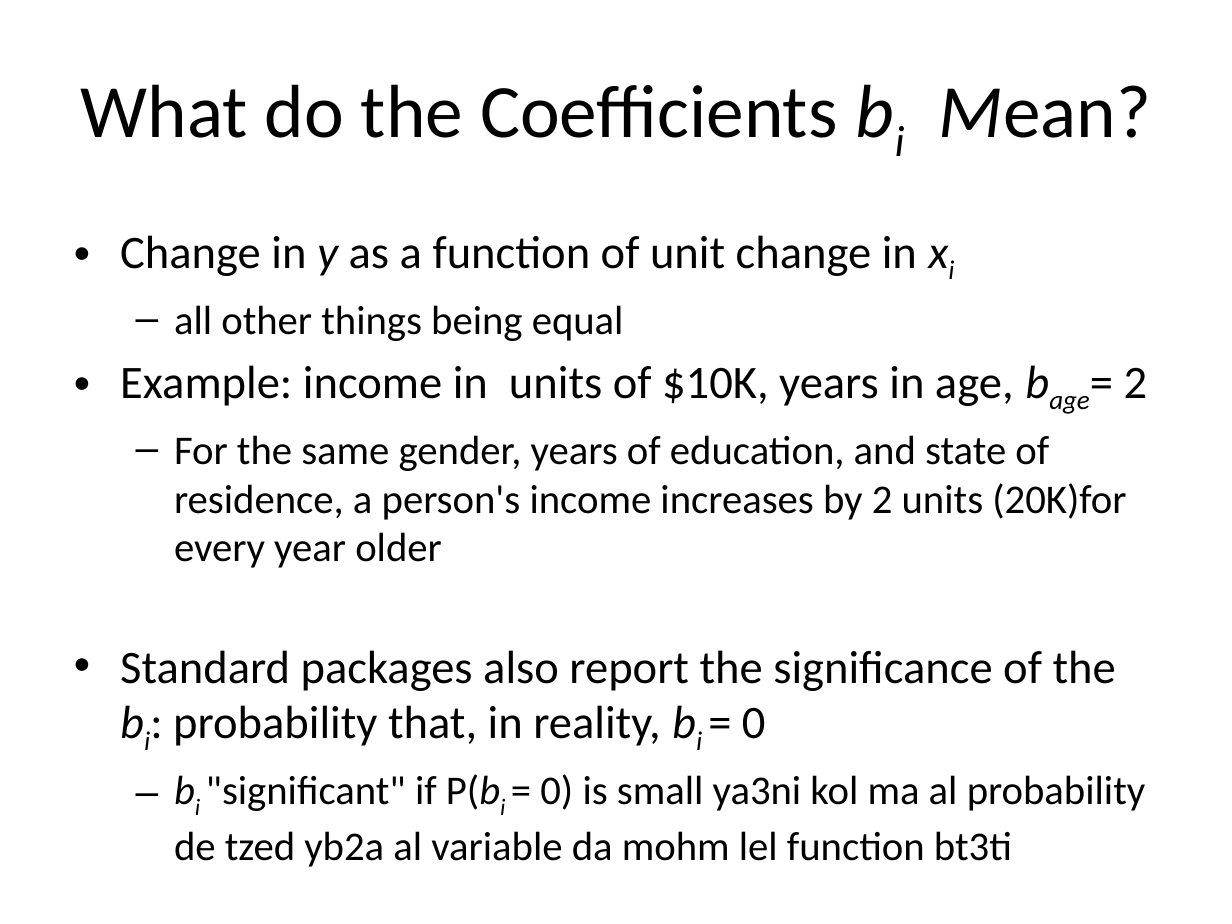
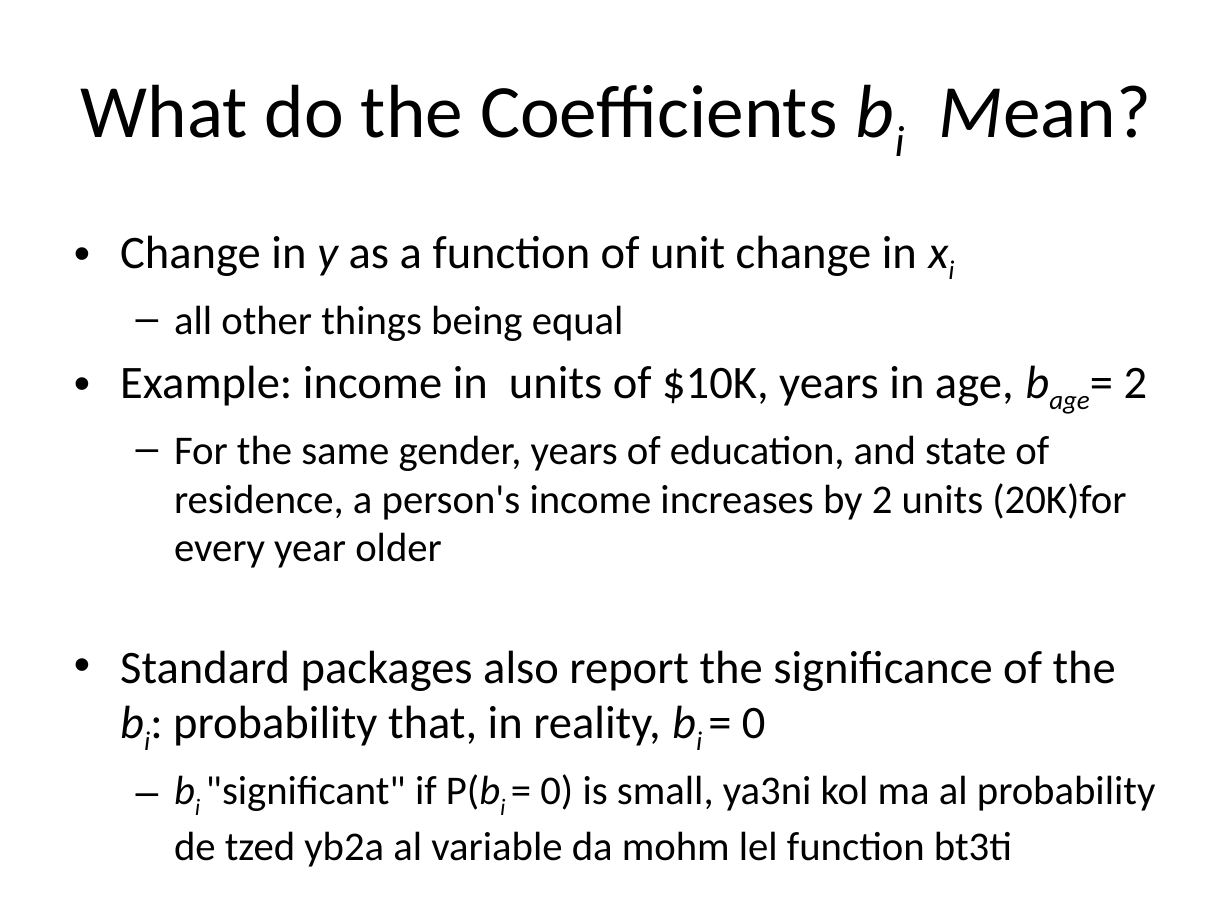
Before and after one commit to EngPeterAtef/Big-Data-Labs, a slide deck: slide 16 of Lab 5 - Predictive Analysis II/Linear Regression.pptx. Drawn at 1232x924 pixels with LibreOffice and Linux fonts; fonts in the diff are those of the drawing. Boxes give left, top, right and bottom in pixels: in the first picture for what was removed or moved away, otherwise in the second. Text is boxed around its words. In the diff, an @@ line names an element or a change of style, - is before the commit and + after.

```diff
--- a/Lab 5 - Predictive Analysis II/Linear Regression.pptx
+++ b/Lab 5 - Predictive Analysis II/Linear Regression.pptx
@@ text at (x1=174, y1=774, x2=1156, y2=867): text changed @@
-  – bi "significant" if P(bi = 0) is small ya3ni kol ma al probability de tzed yb2a al variable da mohm lel function bt3ti
+  – bi "significant" if P(bi = 0) is small, ya3ni kol ma al probability de tzed yb2a al variable da mohm lel function bt3ti
```
Also in this commit, not shown: 16 other slides changed, 4 other files.
